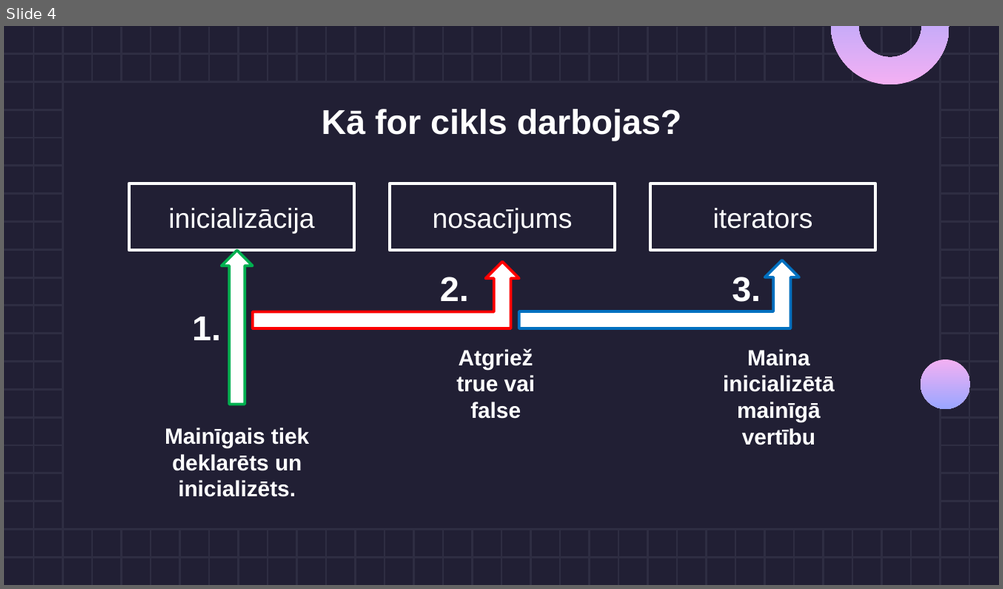
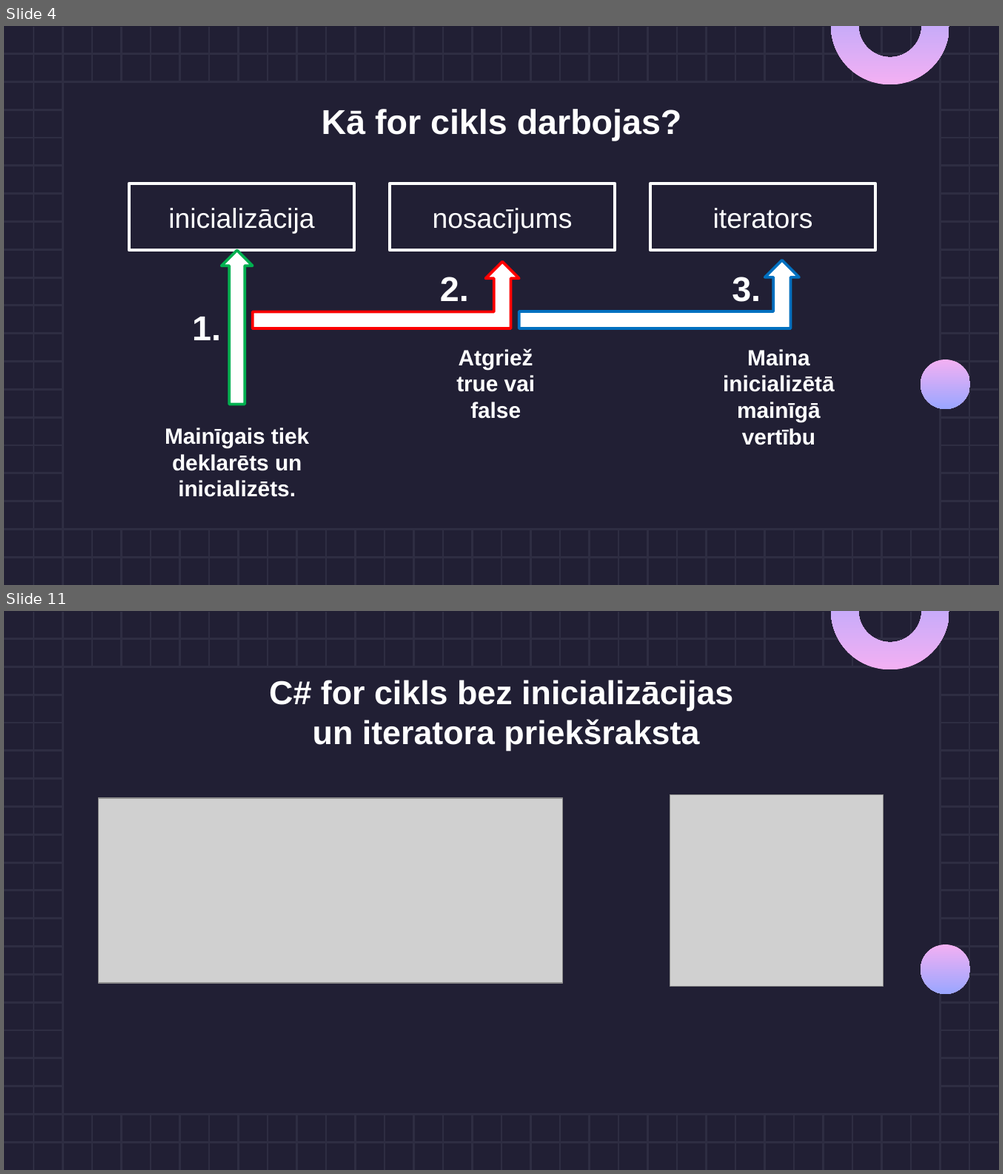
Before and after one commit to RoseU22/Eksamens_Sist_Prog, a slide deck: Cikls ar skaitītāju strādājot ar C#.pptx. Shown one above the other, each under a label of ours: slide 4 before the commit, slides 4 and 11 after it; the slides between them are not shown. The pictures are 1003x589 and 1003x1174 pixels, drawn with LibreOffice and Linux fonts; fonts in the diff are those of the drawing; grey boxes stand for pictures. Boxes give left, top, right and bottom in pixels: in the first picture for what was removed or moved away, otherwise in the second. Text is boxed around its words. In the diff, an @@ line names an element or a change of style, - is before the commit and + after.

```diff
--- a/Cikls ar skaitītāju strādājot ar C#.pptx
+++ b/Cikls ar skaitītāju strādājot ar C#.pptx
@@ slide 11 added at [4,611,999,1170], background #211F34; not listed: 55 template elements that a slide beside it also shows @@
@@ text added at [269,680,733,751], 24 pt, text #FFFFFF, bold @@
+C# for cikls bez inicializācijas
+un iteratora priekšraksta
@@ picture added at [99,798,562,983] @@
@@ picture added at [669,795,882,987] @@
```
Also in this commit, not shown: 10 other slides added, 11 slides removed.
